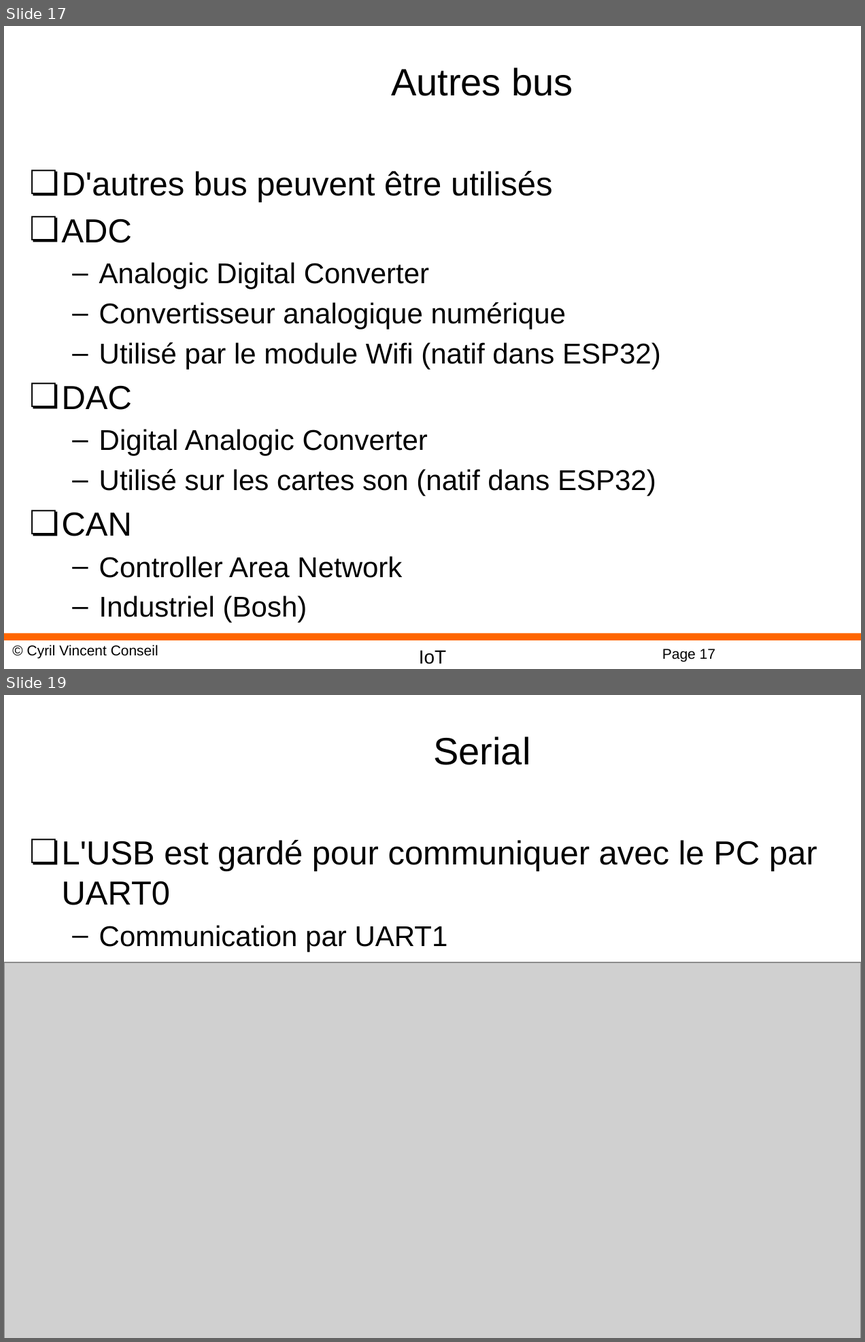
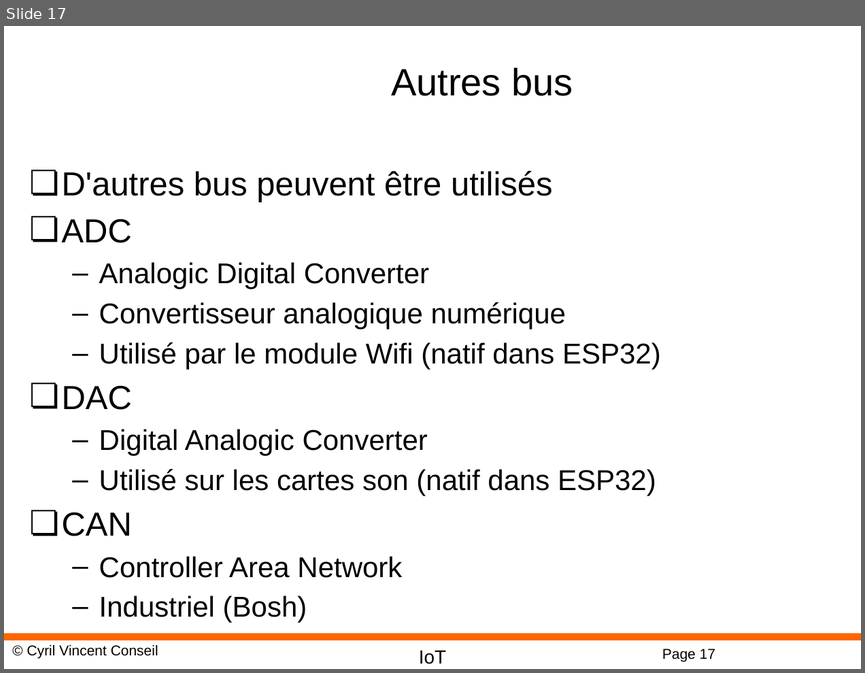
Before and after one commit to cyrilvincent/IoT, a slide deck: ppt/IoT20-MicropythonBus.pptx. Shown one above the other, each under a label of ours: slides 17 and 19 before the commit, slide 17 after it; the slides between them are not shown. The pictures are 865x1342 and 865x673 pixels, drawn with LibreOffice and Linux fonts; fonts in the diff are those of the drawing; grey boxes stand for pictures; background and template pictures are left out. Boxes give left, top, right and bottom in pixels: in the first picture for what was removed or moved away, otherwise in the second. Text is boxed around its words. In the diff, an @@ line names an element or a change of style, - is before the commit and + after.

Commit message:
serial

```diff
--- a/ppt/IoT20-MicropythonBus.pptx
+++ b/ppt/IoT20-MicropythonBus.pptx
@@ slide 19 removed at (4, 695, 861, 1338), background #FFFFFF; not listed: 2 template elements that a slide beside it also shows @@
@@ title removed at (433, 736, 530, 765) @@
-Serial
@@ text removed at (62, 840, 817, 951) @@
-❏ L'USB est gardé pour communiquer avec le PC par UART0
-  – Communication par UART1
@@ picture removed at (4, 962, 861, 1338) @@
```
Also in this commit, not shown: 2 other slides removed, 11 other files.
